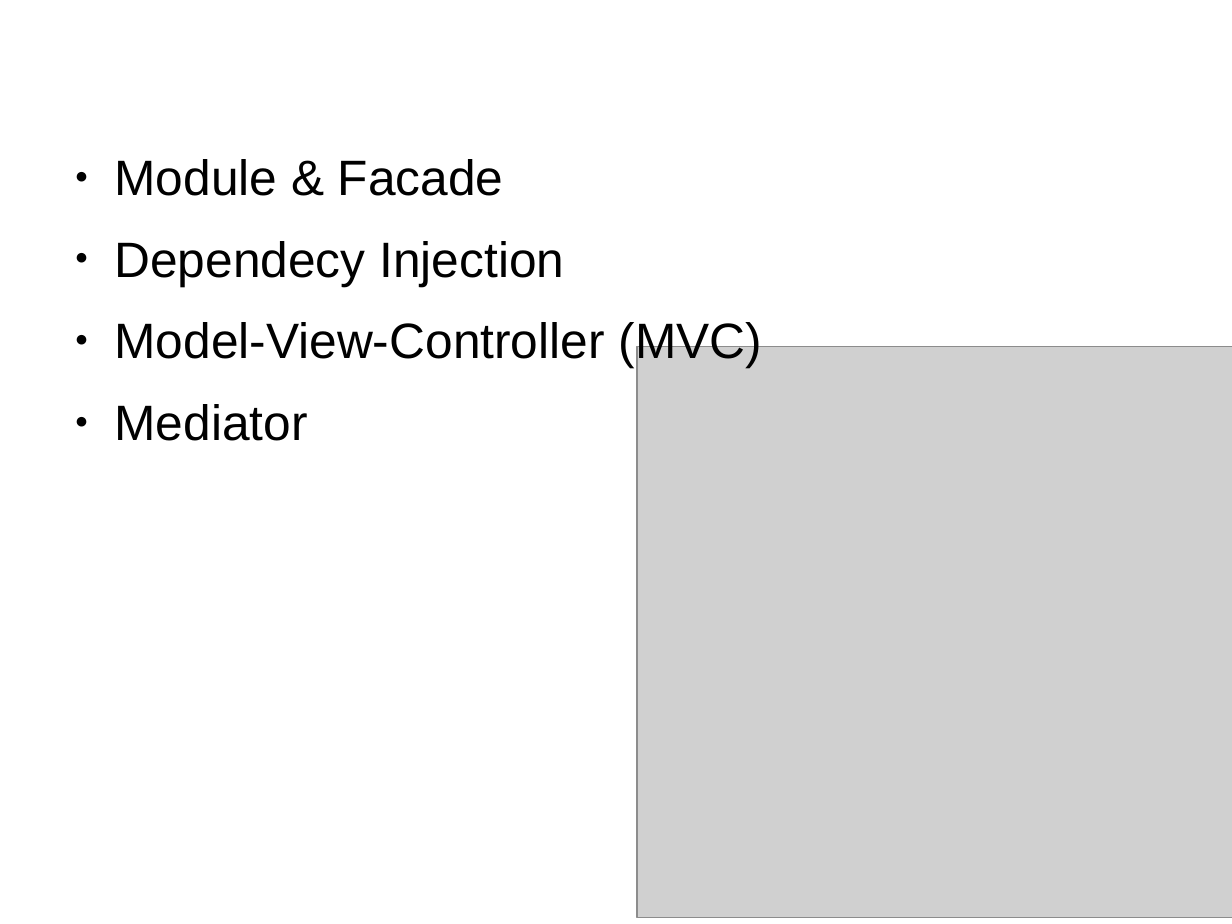
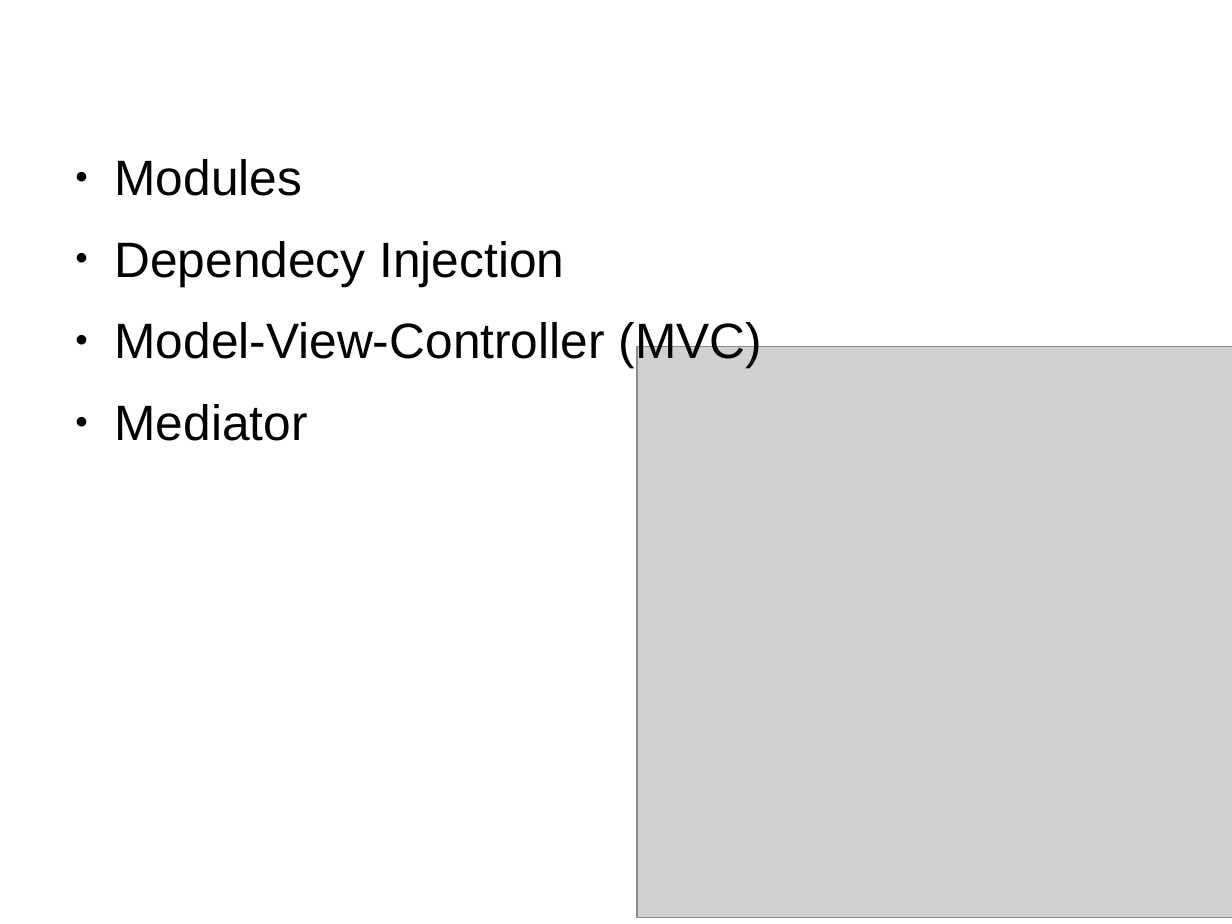
Before and after one commit to FilipStenbeck/angularJS-training, a slide deck: slide 2 of docs/JavaScript Arkitektur.odp. Drawn at 1232x924 pixels with LibreOffice and Linux fonts; fonts in the diff are those of the drawing; grey boxes stand for pictures. Boxes give left, top, right and bottom in pixels: in the first picture for what was removed or moved away, otherwise in the second. Text is boxed around its words. In the diff, an @@ line names an element or a change of style, - is before the commit and + after.

```diff
--- a/docs/JavaScript Arkitektur.odp
+++ b/docs/JavaScript Arkitektur.odp
@@ text at box(114, 159, 302, 196): text changed @@
-● Module & Facade
+● Modules
```
Also in this commit, not shown: 2 other slides changed, 2 other files.
